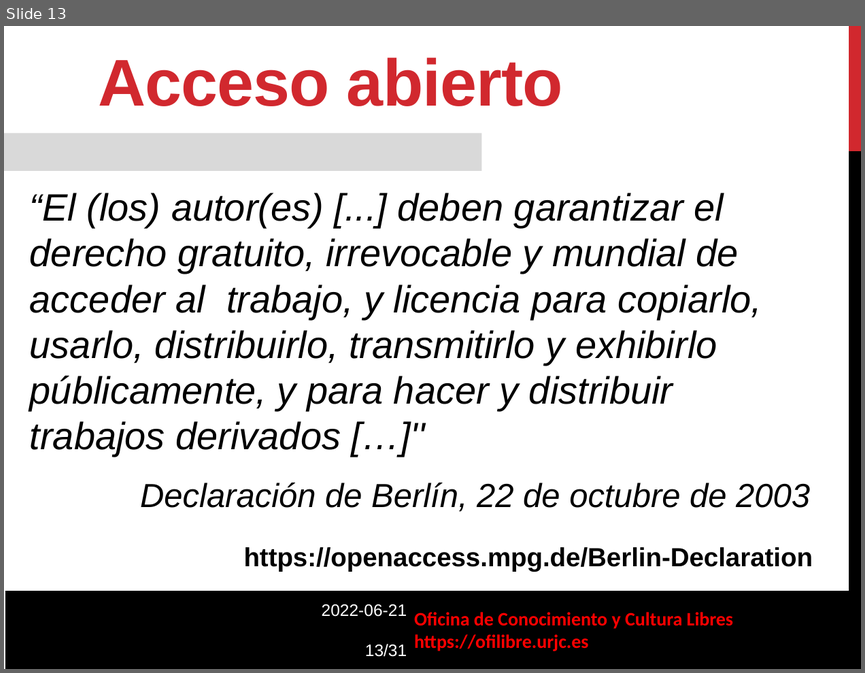
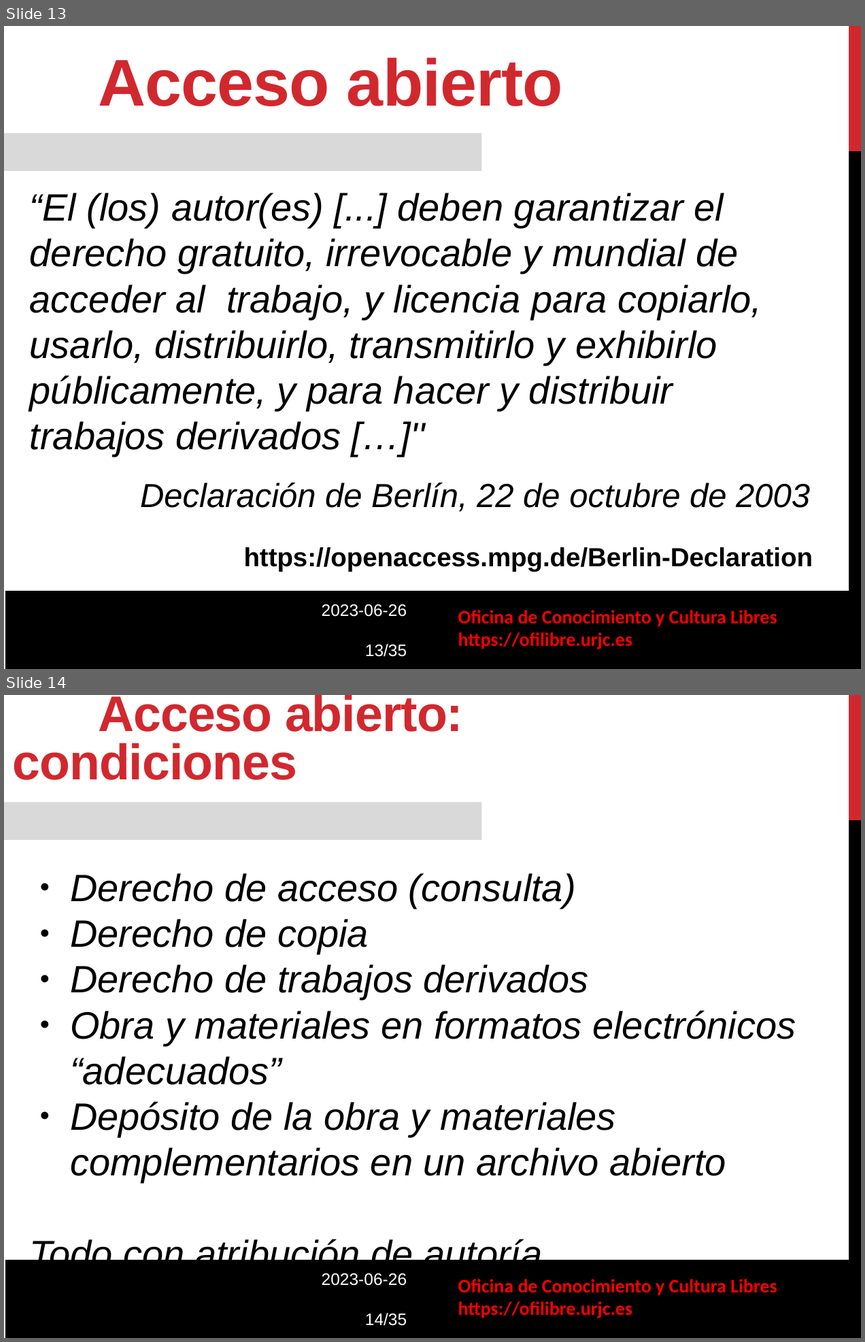
Before and after one commit to gabrielIzquierdo/OfiLibreGabri.github.io, a slide deck: static/transpas/curso-cultura-libre/Cultura_Libre_Intro.odp. Shown one above the other, each under a label of ours: slide 13 before the commit, slides 13 and 14 after it. The pictures are 865x673 and 865x1342 pixels, drawn with LibreOffice and Linux fonts; fonts in the diff are those of the drawing; background and template pictures are left out. Boxes give left, top, right and bottom in pixels: in the first picture for what was removed or moved away, otherwise in the second. Text is boxed around its words. In the diff, an @@ line names an element or a change of style, - is before the commit and + after.

Commit message:
Actualiacización de materiales

```diff
--- a/static/transpas/curso-cultura-libre/Cultura_Libre_Intro.odp
+++ b/static/transpas/curso-cultura-libre/Cultura_Libre_Intro.odp
@@ slide 14 added at (4, 695, 861, 1338), background #FFFFFF; not listed: 6 template elements that a slide beside it also shows @@
@@ text added at (12, 695, 463, 780), 42 pt, text #D1282E, bold @@
+Acceso abierto: condiciones
@@ text added at (30, 873, 796, 1274), 32 pt, text #000000, italic @@
+● Derecho de acceso (consulta)
+● Derecho de copia
+● Derecho de trabajos derivados
+● Obra y materiales en formatos electrónicos “adecuados”
+● Depósito de la obra y materiales complementarios en un archivo abierto
+Todo con atribución de autoría
@@ slide 13 changed as well @@
@@ text at (322, 604, 407, 656): text changed @@
-2022-06-21
-13/31
+2023-06-26
+13/35
@@ text "Oficina de Conocimiento y Cultura ...": place and size @@
-text "Oficina de Conocimiento y Cultura ..." at (414, 611, 733, 651)
+text "Oficina de Conocimiento y Cultura ..." at (458, 609, 776, 649)
```
Also in this commit, not shown: 25 other slides changed, 3 other slides added, 6 other files.
